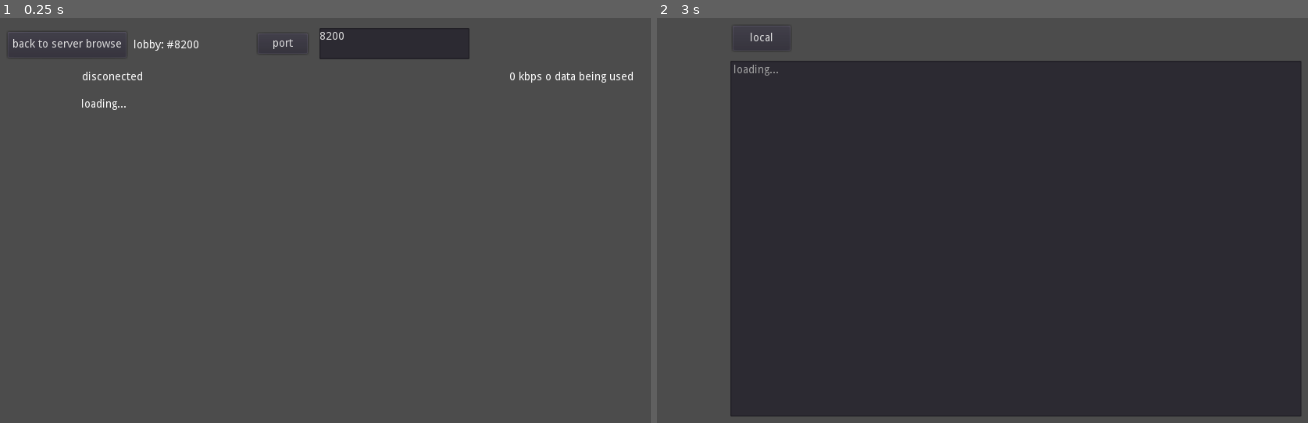
Above: before the commit, frames 1-2 (left to right).
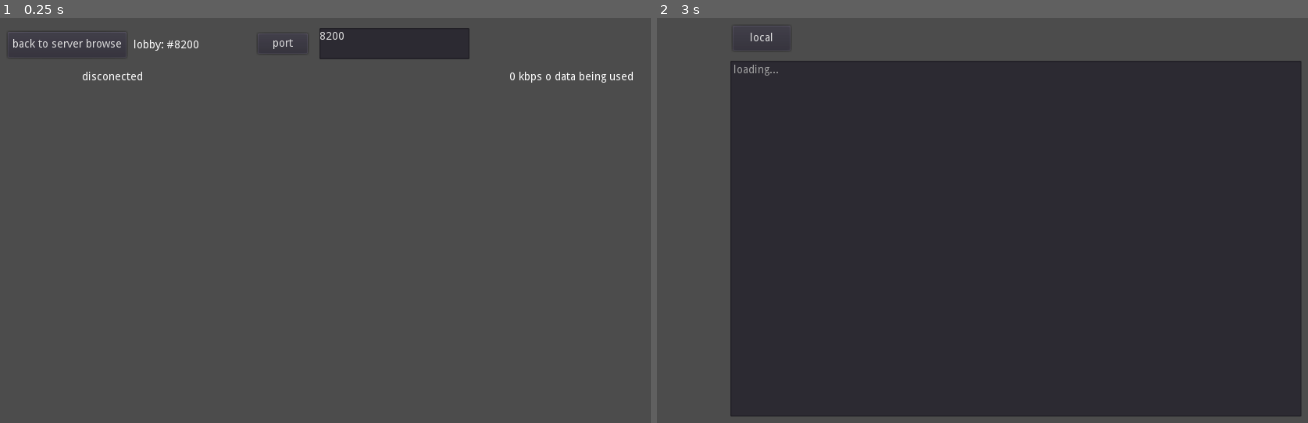
Above: after the commit, the same moments.

Repository: Galomortal47/Golang
Game: Godot game, scene res://Multyplayer.tscn
Two runs of this game, one before a commit and one after it. Both use one fixed random seed, a clock stepped at 60 frames per second and the inputs below. This scene is started directly instead of the project's main scene.
Inputs:
- Up to frame 1 (0.25 s): no input
- Up to frame 2 (3 s): click "port" at 0.5 s; click "port" at 1.25 s; click "port" at 2 s; click "back to server browse" at 2.75 s

The runs differ from the first frame. In frame 1, less than 0.1% of the frame differs, in the area x 12-20%, y 20-23%; in frame 2, nothing differs.

Commit message:
fixing TCP truncading

Diff:
--- a/Multyplayer2/Multyplayer.tscn
+++ b/Multyplayer2/Multyplayer.tscn
@@ -12,7 +12,7 @@
 margin_top = 109.0
 margin_right = 864.0
 margin_bottom = 490.0
-text = "loading..."
+bbcode_enabled = true
 __meta__ = {
 "_edit_use_anchors_": false
 }
@@ -86,6 +86,11 @@
 __meta__ = {
 "_edit_use_anchors_": false
 }
+
+[node name="Timer" type="Timer" parent="."]
+wait_time = 0.5
+autostart = true
 [connection signal="button_down" from="pinglist/Button" to="." method="_on_Button_button_down"]
 [connection signal="text_changed" from="pinglist/TextEdit2" to="." method="_on_TextEdit_text_changed"]
 [connection signal="button_down" from="pinglist/backtobrowse" to="." method="_on_backtobrowse_button_down"]
+[connection signal="timeout" from="Timer" to="." method="_on_Timer_timeout"]
--- a/Multyplayer2/benchmark/Benchmark.gd
+++ b/Multyplayer2/benchmark/Benchmark.gd
@@ -1,7 +1,7 @@
 extends Node
 
 var x = 1
-var test = 5
+var test = 64
 var multi = load("res://benchmark/Multiplayer.tscn")
 var refresh_frames = 0
 
@@ -14,9 +14,16 @@
 		refresh_frames = 0
 
 func _ready():
-	for i in range(0,5):
-		get_node("/root/Singleton").PORT = 8086
-		spawn()
+	get_node("/root/Singleton").PORT = 8082
+	spawn()
+	get_node("/root/Singleton").PORT = 8083
+	spawn()
+	get_node("/root/Singleton").PORT = 8084
+	spawn()
+	get_node("/root/Singleton").PORT = 8085
+	spawn()
+	get_node("/root/Singleton").PORT = 8086
+	spawn()
 	print(get_child_count())
 
 func spawn():
--- a/Multyplayer2/code/MultiplayerChild.gd
+++ b/Multyplayer2/code/MultiplayerChild.gd
@@ -5,29 +5,50 @@
 	get_node("pinglist/TextEdit").set_text(str(get_node('/root/Singleton').PORT))
 
 func _physics_process(delta):
-	get_node("pinglist/Label3").set_text(str(int((string.length()) * get_node("/root/Singleton").framerate * 8 / 1000)) + " kbps o data being used")
+	kbps_calc()
 	for key in recive_data.keys():
 		for key2 in recive_data[key]:
 #			if get_script().get_script_method_list().has(key2):
 			callv(key2,[key,recive_data[key][key2]])
 	refresh_frames += 1
-	if  refresh_frames > 5:
+	if  refresh_frames > get_node("/root/Singleton").framerate / 5:
 		json["time"] = str(OS.get_system_time_msecs())
 #		json["password"] = get_node("/root/Singleton").password
 		refresh_frames = 0
+
+var frame_per_sec = [0]
+var interations = 0
+var array_size = 1000
+func kbps_calc():
+	if frame_per_sec.size() <= interations:
+		frame_per_sec.append(int((string.length()) * get_node("/root/Singleton").framerate * 8 / 1000))
+	else:
+		frame_per_sec[interations] = int((string.length()) * get_node("/root/Singleton").framerate * 8 / 1000)
+	interations += 1
+	if interations >= array_size:
+		interations = 0
+	var kbps = 0
+	for i in frame_per_sec:
+		if not i == null:
+			if not i == 0:
+				kbps += i
+	get_node("pinglist/Label3").set_text(str(kbps/frame_per_sec.size()) + " kbps o data being used")
+
 
 #commands
 func id(var key_id,var arg):
 	pass
 
 func pwd(var key_id,var arg):
-	pass
-
+	ping()
 
 var pinglist = {}
 var norepeat = {}
 func time(var key_id,var arg):
 #	print(key_id)
+	pass
+
+func ping():
 	data = recive_data.duplicate()
 	for i in data.keys():
 		if data.has(i):
@@ -46,8 +67,15 @@
 			pinglist.erase(i)
 	var gigatext = ""
 	for i in pinglist.keys():
-		gigatext += str(i) + " : ping : " + str(pinglist[i]) + "\n"
-	get_node("pinglist/RichTextLabel").set_text(gigatext)
+		var color = "white"
+		if int(pinglist[i]) > 100:
+			color = 'yellow'
+		if int(pinglist[i]) > 200:
+			color = 'red'
+		if i == id:
+			color = 'aqua'
+		gigatext += "[color="  + color + "]" + str(i) + " : ping : " + str(pinglist[i]) + "[/color]\n"
+	get_node("pinglist/RichTextLabel").set_bbcode(gigatext)
 	get_node("pinglist/Label").set_text("total players:" + str(data.keys().size()))
 #	pinglist = {}
 
@@ -63,3 +91,8 @@
 	get_node("/root/Singleton").PORT = 8200
 	get_tree().change_scene("res://ServerBrowse.tscn")
 	pass # Replace with function body.
+
+
+func _on_Timer_timeout():
+#	ping()
+	pass # Replace with function body.
--- a/Multyplayer2/code/MultiplayerClass.gd
+++ b/Multyplayer2/code/MultiplayerClass.gd
@@ -17,6 +17,7 @@
 	return str(int(rand_range(0,10000)))
 
 func _ready():
+#	packet.set_no_delay(false)
 	packet.connect_to_host( get_node("/root/Singleton").Ip, get_node("/root/Singleton").PORT)
 	var timer = Timer.new()
 	timer.autostart = true
@@ -34,6 +35,8 @@
 		string = peerstream.get_packet().get_string_from_ascii()
 		recive_data = parse_json(string)
 		#print(string)
-	packet.put_string(to_json(json) + "\n")
-#	print(recive_data)
+#		print(recive_data)
+#	packet.put_string("\n")
+	packet.put_string(to_json(json))
+#	packet.put_string("\n")
 	json = {}
--- a/Multyplayer2/singleton.gd
+++ b/Multyplayer2/singleton.gd
@@ -2,5 +2,5 @@
 
 var PORT = 8200
 var Ip = "34.95.142.100"
-var framerate = 30
+var framerate = 60
 var password = "123"
Not shown, changed: server.go
